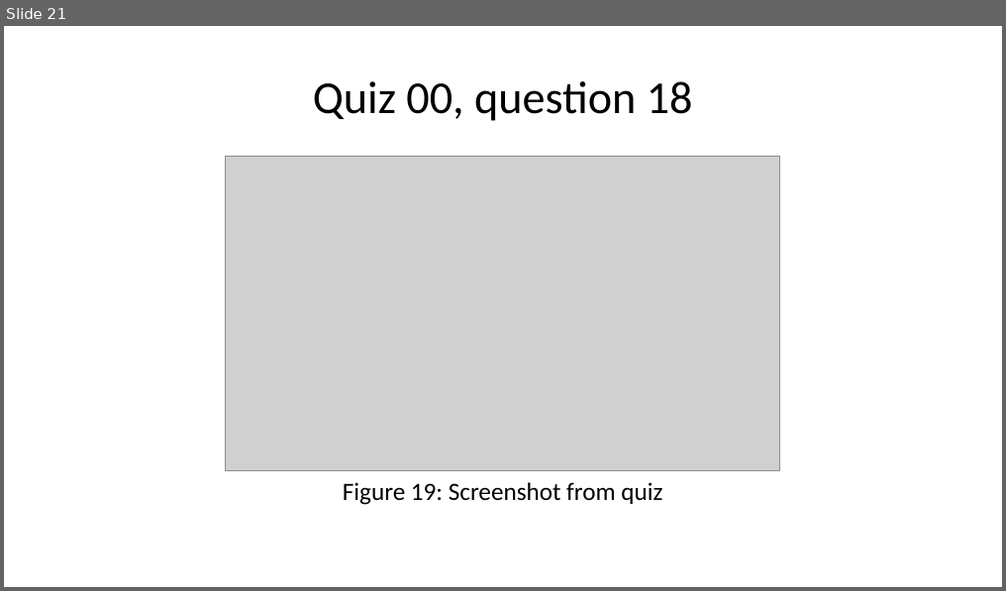
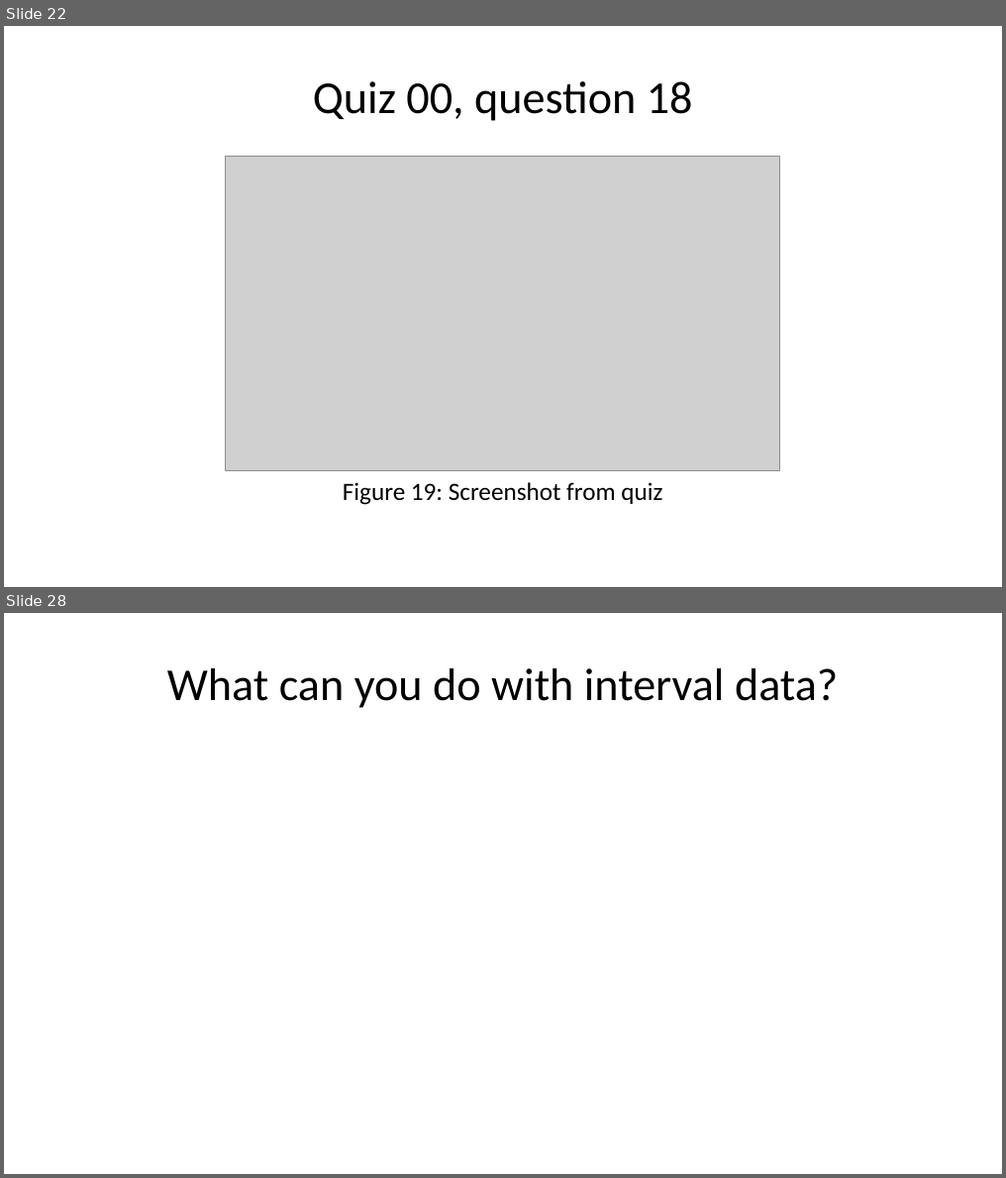
Before and after one commit to pmean/classes, a slide deck: biostats-1/src/week-02.pptx. Shown one above the other, each under a label of ours: slide 21 before the commit, slides 22 and 28 after it; the slides between them are not shown. The pictures are 1006x591 and 1006x1178 pixels, drawn with LibreOffice and Linux fonts; fonts in the diff are those of the drawing; grey boxes stand for pictures. Boxes give left, top, right and bottom in pixels: in the first picture for what was removed or moved away, otherwise in the second. Text is boxed around its words. In the diff, an @@ line names an element or a change of style, - is before the commit and + after.

```diff
--- a/biostats-1/src/week-02.pptx
+++ b/biostats-1/src/week-02.pptx
@@ slide 28 added at [4,613,1002,1174], background #FFFFFF @@
@@ title added at [167,668,838,708], 33 pt, text #000000 @@
+What can you do with interval data?
@@ what was slide 21 is now slide 22 @@
```
Also in this commit, not shown: 6 other slides added, 1 other file.
